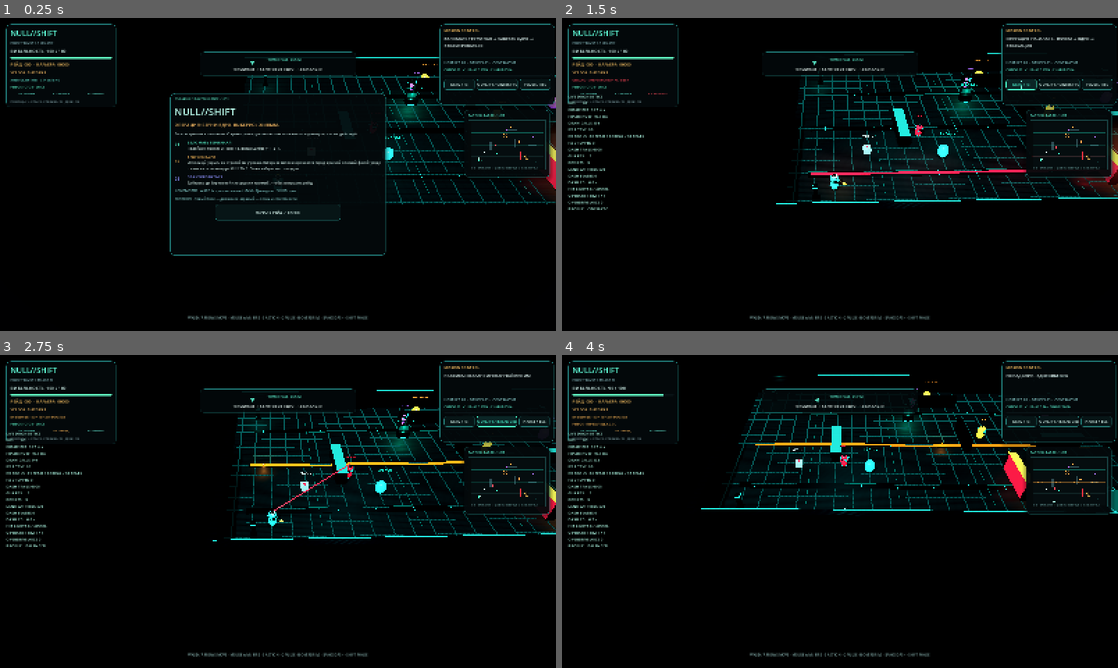
Above: before the commit, frames 1-4 (two rows, left to right).
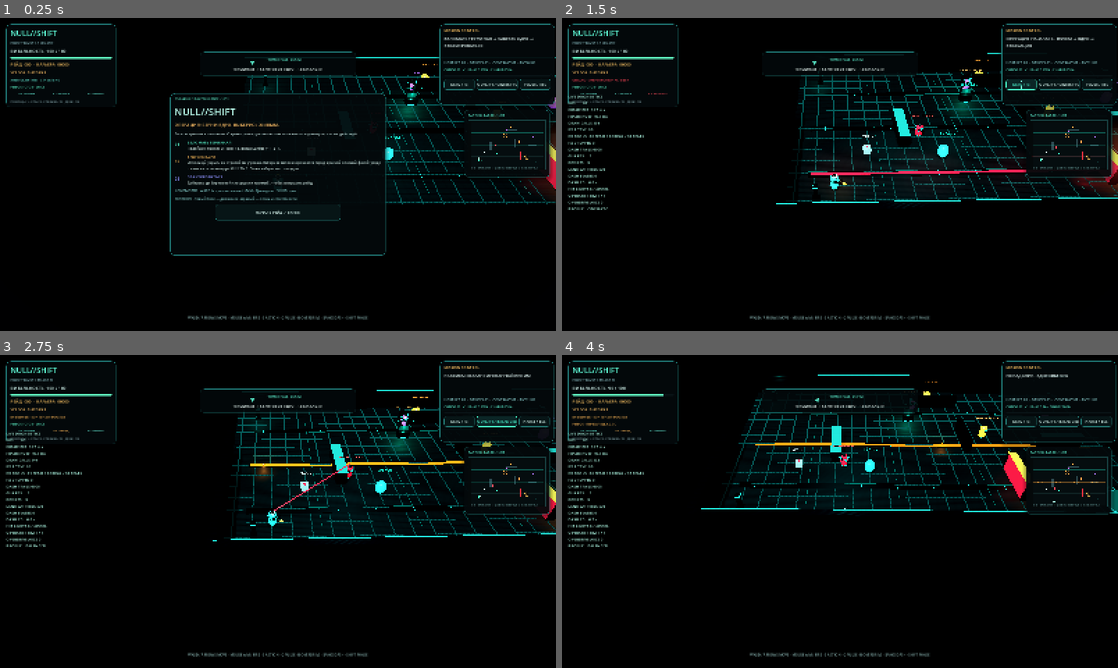
Above: after the commit, the same moments.

Repository: HADJAL001/osgard-world
Game: Godot game, scene res://scenes/main.tscn
Same seed, same stepped clock (60 frames per second), same inputs: the game is played once before the commit and once after it.
Inputs (mouse positions are in pixels of both pictures, inside the frame that each line leads up to):
- Up to frame 1 (0.25 s): no input
- Up to frame 2 (1.5 s): click "НАЧАТЬ РЕЙД / ENTER" at 0.5 s; click "DIAG / F3" at 1.25 s
- Up to frame 3 (2.75 s): click "QUALITY / CINEMATIC" at 2 s
- Up to frame 4 (4 s): tap Enter at 2.75, 2.85 s; move the mouse to (962, 495) at 2.77 s; hold Right 2.78-3.53 s; click (962, 495) at 2.92 s; tap Space at 3.02, 3.77 s; move the mouse to (728, 527) at 3.52 s; hold Down from 3.53 s (still down); tap Keypad Enter at 3.6 s

The runs differ from the first frame. In frame 1, less than 0.1% of the frame differs, in the area x 93-97%, y 13-15%; in frame 2, less than 0.1%; in frame 3, less than 0.1%; in frame 4, 0.1%, in the area x 48-97%, y 10-40%.

Commit message:
feat(null-shift): add tactical perception and sound-aware squad AI

Diff:
--- a/godot/null-shift/scripts/main.gd
+++ b/godot/null-shift/scripts/main.gd
@@ -18,6 +18,10 @@
 const COMBAT_COMBO_WINDOW := 4.25
 const OVERDRIVE_MAX_CHARGE := 100.0
 const OVERDRIVE_DURATION := 5.0
+const GUARD_SIGHT_RADIUS := 20.5
+const GUARD_SIGHT_FOV_DEGREES := 150.0
+const GUARD_SEARCH_SECONDS := 4.6
+const GUARD_INVESTIGATION_SECONDS := 4.2
 const OVERDRIVE_ARC_RADIUS := 7.5
 const OVERDRIVE_ARC_DAMAGE_SCALE := 0.55
 
@@ -130,6 +134,14 @@
 var medkit_used := false
 var alarm_active := false
 var warden_spawned := false
+var combat_noise_position := Vector3.ZERO
+var combat_noise_radius := 0.0
+var combat_noise_timer := 0.0
+var combat_noise_serial := 0
+var combat_noise_source := ""
+var squad_alert_position := Vector3.ZERO
+var squad_alert_timer := 0.0
+var squad_alert_serial := 0
 var mission_finished := false
 var paused_game := false
 var mouse_firing := false
@@ -306,6 +318,14 @@
 	daily_shift_instability_bonus = 0.0
 	daily_radar_jammed = false
 	daily_supply_blackout = false
+	combat_noise_position = Vector3.ZERO
+	combat_noise_radius = 0.0
+	combat_noise_timer = 0.0
+	combat_noise_serial = 0
+	combat_noise_source = ""
+	squad_alert_position = Vector3.ZERO
+	squad_alert_timer = 0.0
+	squad_alert_serial = 0
 	critical_hits = 0
 	shots_fired = 0
 	shots_hit = 0
@@ -431,6 +451,8 @@
 	dash_cooldown = maxf(0.0, dash_cooldown - dt)
 	pulse_cooldown = maxf(0.0, pulse_cooldown - dt)
 	damage_cooldown = maxf(0.0, damage_cooldown - dt)
+	combat_noise_timer = maxf(0.0, combat_noise_timer - dt)
+	squad_alert_timer = maxf(0.0, squad_alert_timer - dt)
 	null_shift_timer = maxf(0.0, null_shift_timer - dt)
 	if null_shift_timer == 0.0 and instability > 0.0:
 		instability = maxf(0.0, instability - dt * 3.0)
@@ -1711,7 +1733,15 @@
 		"dash_windup": 0.0,
 		"dash_timer": 0.0,
 		"dash_cooldown": randf_range(1.4, 2.4),
-		"phase": randf_range(0.0, TAU)
+		"phase": randf_range(0.0, TAU),
+		"patrol_origin": at,
+		"last_known_position": at,
+		"ai_state": "PATROL",
+		"search_timer": 0.0,
+		"heard_noise_serial": combat_noise_serial,
+		"heard_squad_serial": squad_alert_serial,
+		"role_tag": tag,
+		"displayed_ai_state": "PATROL"
 	})
 	_apply_daily_mutators_to_guard(guards.size() - 1)
 
@@ -1902,6 +1932,117 @@
 	var hit := get_world_3d().direct_space_state.intersect_ray(query)
 	return hit.is_empty() or hit.get("collider") == target
 
+
+func _is_within_vision_cone(observer_position: Vector3, facing_direction: Vector3, target_position: Vector3, max_distance: float, fov_degrees: float) -> bool:
+	var offset := target_position - observer_position
+	offset.y = 0.0
+	var facing := facing_direction
+	facing.y = 0.0
+	var distance := offset.length()
+	if distance <= 0.001 or distance > maxf(0.0, max_distance) or facing.length_squared() <= 0.001:
+		return false
+	var half_fov := deg_to_rad(clampf(fov_degrees, 0.0, 360.0) * 0.5)
+	return facing.normalized().dot(offset.normalized()) >= cos(half_fov)
+
+func _noise_is_audible(listener_position: Vector3, source_position: Vector3, radius: float) -> bool:
+	return listener_position.distance_to(source_position) <= maxf(0.0, radius)
+
+func _emit_combat_noise(origin: Vector3, radius: float, source_kind: String) -> void:
+	combat_noise_position = origin
+	combat_noise_radius = maxf(0.0, radius)
+	combat_noise_timer = maxf(combat_noise_timer, 0.92)
+	combat_noise_serial += 1
+	combat_noise_source = source_kind
+
+func _broadcast_squad_contact(at: Vector3) -> void:
+	# One radio update per newly observed position; don't increment the serial for every frame.
+	if squad_alert_timer <= 0.0 or squad_alert_position.distance_to(at) >= 4.0:
+		squad_alert_position = at
+		squad_alert_serial += 1
+	squad_alert_timer = maxf(squad_alert_timer, 6.0)
+
+func _guard_can_see_player(body: CharacterBody3D) -> bool:
+	if not is_instance_valid(player) or not is_instance_valid(body):
+		return false
+	var eye_position := body.global_position + Vector3.UP * 0.86
+	var player_position := player.global_position + Vector3.UP * 0.68
+	var facing_direction := -body.global_transform.basis.z
+	if not _is_within_vision_cone(eye_position, facing_direction, player_position, GUARD_SIGHT_RADIUS, GUARD_SIGHT_FOV_DEGREES):
+		return false
+	return _has_clear_path_to_player(eye_position, body)
+
+func _update_guard_perception(guard: Dictionary, body: CharacterBody3D, sees_player: bool, delta: float) -> Dictionary:
+	var state := str(guard.get("ai_state", "PATROL"))
+	var last_known: Vector3 = guard.get("last_known_position", body.global_position)
+	var search_timer := maxf(0.0, float(guard.get("search_timer", 0.0)) - delta)
+
+	if sees_player:
+		if state != "ENGAGED":
+			_broadcast_squad_contact(player.global_position)
+		state = "ENGAGED"
+		last_known = player.global_position
+		search_timer = GUARD_SEARCH_SECONDS
+		guard["heard_noise_serial"] = combat_noise_serial
+		guard["heard_squad_serial"] = squad_alert_serial
+	elif squad_alert_timer > 0.0 and int(guard.get("heard_squad_serial", 0)) != squad_alert_serial and _noise_is_audible(body.global_position, squad_alert_position, 34.0):
+		state = "INVESTIGATE"
+		last_known = squad_alert_position
+		search_timer = maxf(search_timer, GUARD_INVESTIGATION_SECONDS)
+		guard["heard_squad_serial"] = squad_alert_serial
+	elif combat_noise_timer > 0.0 and int(guard.get("heard_noise_serial", 0)) != combat_noise_serial and _noise_is_audible(body.global_position, combat_noise_position, combat_noise_radius):
+		state = "INVESTIGATE"
+		last_known = combat_noise_position
+		search_timer = maxf(search_timer, GUARD_INVESTIGATION_SECONDS)
+		guard["heard_noise_serial"] = combat_noise_serial
+	elif state == "ENGAGED":
+		if search_timer <= 0.0:
+			state = "INVESTIGATE"
+			search_timer = GUARD_INVESTIGATION_SECONDS
+	elif state == "INVESTIGATE":
+		if body.global_position.distance_to(last_known) <= 1.75:
+			state = "SEARCHING"
+			search_timer = 2.25
+		elif search_timer <= 0.0:
+			state = "PATROL"
+	elif state == "SEARCHING":
+		if search_timer <= 0.0:
+			state = "PATROL"
+	else:
+		state = "PATROL"
+
+	guard["ai_state"] = state
+	guard["last_known_position"] = last_known
+	guard["search_timer"] = search_timer
+	var role_tag := guard.get("role_tag") as Label3D
+	if is_instance_valid(role_tag) and str(guard.get("displayed_ai_state", "")) != state:
+		var role_name := str(guard.get("role", "RANGER"))
+		match state:
+			"ENGAGED":
+				role_tag.text = role_name + " · CONTACT"
+				role_tag.modulate = Color(1.0, 0.36, 0.35)
+			"INVESTIGATE":
+				role_tag.text = role_name + " · INVESTIGATE"
+				role_tag.modulate = Color(1.0, 0.75, 0.39)
+			"SEARCHING":
+				role_tag.text = role_name + " · SWEEP"
+				role_tag.modulate = Color(0.75, 0.66, 1.0)
+			_:
+				role_tag.text = role_name
+				role_tag.modulate = Color(1.0, 0.30, 0.35) if role_name in ["WARDEN", "RANGER"] else (Color(0.72, 0.46, 1.0) if role_name == "STALKER" else Color(1.0, 0.68, 0.3))
+		guard["displayed_ai_state"] = state
+	return guard
+
+func _guard_ai_target(guard: Dictionary, body: CharacterBody3D) -> Vector3:
+	var state := str(guard.get("ai_state", "PATROL"))
+	if state in ["ENGAGED", "INVESTIGATE"]:
+		var last_known: Vector3 = guard.get("last_known_position", body.global_position)
+		return last_known
+	if state == "SEARCHING":
+		return body.global_position
+	var patrol_origin: Vector3 = guard.get("patrol_origin", body.global_position)
+	var patrol_phase := scene_clock * 0.42 + float(guard.get("phase", 0.0))
+	return patrol_origin + Vector3(cos(patrol_phase) * 1.8, 0.0, sin(patrol_phase) * 1.25)
+
 func _update_guards(delta: float) -> void:
 	for index in range(guards.size() - 1, -1, -1):
 		var guard: Dictionary = guards[index]
@@ -1929,8 +2070,17 @@
 		var to_player := player.global_position - body.global_position
 		to_player.y = 0.0
 		var distance := to_player.length()
-		if distance > 0.01:
-			body.look_at(Vector3(player.global_position.x, body.global_position.y, player.global_position.z), Vector3.UP)
+		var sees_player := _guard_can_see_player(body)
+		guard = _update_guard_perception(guard, body, sees_player, ai_delta)
+		var ai_state := str(guard.get("ai_state", "PATROL"))
+		var ai_target_position := _guard_ai_target(guard, body)
+		var to_ai_target := ai_target_position - body.global_position
+		to_ai_target.y = 0.0
+		var ai_target_distance := to_ai_target.length()
+		if ai_state == "SEARCHING":
+			body.rotation.y += ai_delta * 1.45
+		elif ai_target_distance > 0.01:
+			body.look_at(Vector3(ai_target_position.x, body.global_position.y, ai_target_position.z), Vector3.UP)
 		var role: String = str(guard.get("role", "RANGER"))
 		if role == "STALKER":
 			var dash_windup := maxf(0.0, float(guard.get("dash_windup", 0.0)) - ai_delta)
@@ -1949,11 +2099,11 @@
 				guard["dash_timer"] = dash_timer
 				body.velocity = to_player.normalized() * _effective_guard_speed(guard) * 3.4
 				body.move_and_slide()
-				if body.global_position.distance_to(player.global_position) < 2.15 and damage_cooldown <= 0.0:
+				if body.global_position.distance_to(player.global_position) < 2.15 and damage_cooldown <= 0.0 and _has_clear_path_to_player(body.global_position + Vector3.UP * 0.8, body):
 					_damage_player(14.0)
 				guards[index] = guard
 				continue
-			if dash_cooldown <= 0.0 and distance > 4.5 and distance < 12.8:
+			if sees_player and dash_cooldown <= 0.0 and distance > 4.5 and distance < 12.8:
 				guard["dash_windup"] = 0.42
 				guard["dash_cooldown"] = 3.7
 				_spawn_beam(body.global_position + Vector3.UP * 0.9, player.global_position + Vector3.UP * 0.6, materials["violet"], 0.46)
@@ -1984,7 +2134,7 @@
 			continue
 		var cooldown := maxf(0.0, float(guard["cooldown"]) - ai_delta)
 		guard["cooldown"] = cooldown
-		if distance < 13.5 and cooldown <= 0.0:
+		if sees_player and distance < 13.5 and cooldown <= 0.0:
 			guard["windup"] = 0.92 if role == "WARDEN" else (0.82 if role == "HEAVY" else 0.62)
 			var aim_from := body.global_position + Vector3.UP * 1.0
 			var aim_to := player.global_position + Vector3.UP * 0.8
@@ -2007,8 +2157,11 @@
 			guard["attack_lanes"] = attack_lanes
 			_play_sfx(230.0 if role != "WARDEN" else 115.0, 0.18, 0.08)
 			body.velocity = Vector3.ZERO
-		elif distance > 2.7 and distance < 22.0:
-			body.velocity = to_player.normalized() * _effective_guard_speed(guard)
+		elif ai_state in ["ENGAGED", "INVESTIGATE"] and ai_target_distance > 2.7 and ai_target_distance < 22.0:
+			body.velocity = to_ai_target.normalized() * _effective_guard_speed(guard)
+			body.move_and_slide()
+		elif ai_state == "PATROL" and ai_target_distance > 0.75:
+			body.velocity = to_ai_target.normalized() * _effective_guard_speed(guard) * 0.48
 			body.move_and_slide()
 		else:
 			body.velocity = Vector3.ZERO
@@ -2061,6 +2214,7 @@
 		return
 	fire_cooldown = maxf(0.09, 0.17 - float(weapon_level) * 0.022)
 	_trigger_muzzle_flash()
+	_emit_combat_noise(player.global_position, 24.0 if null_shift_timer <= 0.0 else 15.0, "weapon")
 	var from := player.global_position + Vector3.UP * 0.48 + player_aim * 0.8
 	var to := from + player_aim * 37.0
 	var query := PhysicsRayQueryParameters3D.create(from, to)
@@ -2200,6 +2354,7 @@
 	device["destroyed"] = true
 	var body: Node3D = device["node"]
 	var kind: String = device["kind"]
+	_emit_combat_noise(body.global_position, 30.0, "device")
 	var flash_tint: Color = Color(1.0, 0.62, 0.23) if kind == "CELL" else (Color(0.65, 0.36, 1.0) if kind == "ANCHOR" else Color(0.12, 0.95, 0.82))
 	_spawn_impact_light(body.global_position + Vector3.UP * 0.7, flash_tint, 2.8, 5.2, 0.2)
 	_spawn_ring_burst(body.global_position + Vector3.UP * 0.15, materials["amber"] if kind == "CELL" else (materials["violet"] if kind == "ANCHOR" else materials["cyan"]))
@@ -2235,6 +2390,7 @@
 		objective_text = "ИМПУЛЬС ПЕРЕЗАРЯЖАЕТСЯ · %.1f С" % pulse_cooldown
 		return
 	pulse_cooldown = maxf(2.0, 5.0 - float(pulse_level) * 0.7)
+	_emit_combat_noise(player.global_position, 26.0, "pulse")
 	var count := 0
 	var suppressed_count := 0
 	for lane_index in range(phase_lanes.size()):
@@ -2264,6 +2420,7 @@
 	if null_shift_timer > 0.0 or paused_game or mission_finished:
 		return
 	null_shift_timer = 3.8
+	_emit_combat_noise(player.global_position, 18.0, "phase")
 	instability = minf(100.0, instability + 24.0 + daily_shift_instability_bonus)
 	phase_flash_timer = maxf(phase_flash_timer, 0.34)
 	_screen_impulse(0.105, 0.2)
@@ -4097,7 +4254,15 @@
 	if is_instance_valid(mobile_dash_button):
 		mobile_dash_button.text = "РЫВОК" if dash_cooldown <= 0.02 else "РЫВОК %.1f" % dash_cooldown
 		mobile_dash_button.disabled = dash_cooldown > 0.02 or paused_game or mission_finished or terminal_active or briefing_visible
-	telemetry_label.text = "HOSTILES %02d  ·  DEVICES %02d  ·  CONTRACT %02d" % [guards.size(), _living_device_count(), current_contract + 1]
+	var engaged_guards := 0
+	var investigating_guards := 0
+	for guard in guards:
+		match str(guard.get("ai_state", "PATROL")):
+			"ENGAGED":
+				engaged_guards += 1
+			"INVESTIGATE", "SEARCHING":
+				investigating_guards += 1
+	telemetry_label.text = "HOSTILES %02d  ·  DEVICES %02d  ·  CONTRACT %02d · AI C%02d I%02d" % [guards.size(), _living_device_count(), current_contract + 1, engaged_guards, investigating_guards]
 	if daily_challenge_active and not daily_mutators.is_empty():
 		telemetry_label.text += "  ·  DAILY / 2 MODS"
 	if is_instance_valid(combat_status_label):
--- a/godot/null-shift/tests/runtime_smoke.gd
+++ b/godot/null-shift/tests/runtime_smoke.gd
@@ -23,6 +23,43 @@
 	print("RUNTIME_STAGE: scene ready")
 	if not _expect(game.get_script() != null, "main scene script must load without GDScript parse errors"):
 		return
+
+	print("RUNTIME_STAGE: tactical perception, squad radio and acoustic events")
+	if not _expect(game._is_within_vision_cone(Vector3.ZERO, Vector3.FORWARD, Vector3(0.0, 0.0, -8.0), 20.0, 150.0), "vision cone must detect a target in the forward arc"):
+		return
+	if not _expect(not game._is_within_vision_cone(Vector3.ZERO, Vector3.FORWARD, Vector3(12.0, 0.0, 0.0), 20.0, 120.0), "vision cone must reject a target outside the configured field of view"):
+		return
+	if not _expect(not game._is_within_vision_cone(Vector3.ZERO, Vector3.FORWARD, Vector3(0.0, 0.0, -24.0), 20.0, 150.0), "vision cone must reject targets beyond sight range"):
+		return
+	if not _expect(game._noise_is_audible(Vector3(0.0, 0.0, 15.0), Vector3.ZERO, 16.0) and not game._noise_is_audible(Vector3(0.0, 0.0, 20.0), Vector3.ZERO, 16.0), "sound radius must include near listeners and exclude listeners outside its range"):
+		return
+	var saved_noise_position: Vector3 = game.combat_noise_position
+	var saved_noise_radius: float = game.combat_noise_radius
+	var saved_noise_timer: float = game.combat_noise_timer
+	var saved_noise_serial: int = game.combat_noise_serial
+	var saved_noise_source: String = game.combat_noise_source
+	var saved_squad_position: Vector3 = game.squad_alert_position
+	var saved_squad_timer: float = game.squad_alert_timer
+	var saved_squad_serial: int = game.squad_alert_serial
+	var sense_guard: Dictionary = {"role": "RANGER", "ai_state": "PATROL", "last_known_position": Vector3.ZERO, "search_timer": 0.0, "heard_noise_serial": game.combat_noise_serial, "heard_squad_serial": game.squad_alert_serial, "displayed_ai_state": "PATROL"}
+	var sense_body: CharacterBody3D = game.guards[0]["node"] as CharacterBody3D
+	game._emit_combat_noise(sense_body.global_position + Vector3(1.0, 0.0, 1.0), 18.0, "runtime-test")
+	sense_guard = game._update_guard_perception(sense_guard, sense_body, false, 0.016)
+	if not _expect(str(sense_guard["ai_state"]) == "INVESTIGATE" and sense_guard["last_known_position"].distance_to(game.combat_noise_position) < 0.01, "new audible event must put an unaware guard into investigation at the noise source"):
+		return
+	sense_guard = game._update_guard_perception(sense_guard, sense_body, true, 0.016)
+	if not _expect(str(sense_guard["ai_state"]) == "ENGAGED" and sense_guard["last_known_position"].distance_to(game.player.global_position) < 0.01 and sense_guard["search_timer"] > 0.0, "visual contact must acquire the player and start a bounded search-memory timer"):
+		return
+	if not _expect(game.squad_alert_serial > saved_squad_serial and game.squad_alert_position.distance_to(game.player.global_position) < 0.01, "new visual contact must publish a squad-level radio position"):
+		return
+	game.combat_noise_position = saved_noise_position
+	game.combat_noise_radius = saved_noise_radius
+	game.combat_noise_timer = saved_noise_timer
+	game.combat_noise_serial = saved_noise_serial
+	game.combat_noise_source = saved_noise_source
+	game.squad_alert_position = saved_squad_position
+	game.squad_alert_timer = saved_squad_timer
+	game.squad_alert_serial = saved_squad_serial
 	print("RUNTIME_STAGE: generated PBR surface texture set")
 	var floor_surface: StandardMaterial3D = game.materials.get("floor") as StandardMaterial3D
 	var wall_surface: StandardMaterial3D = game.materials.get("wall") as StandardMaterial3D
Not shown, changed: docs/04_NULL_SHIFT_GAME_DESIGN.md
Not shown, changed: scripts/null-shift-godot-smoke.mjs
